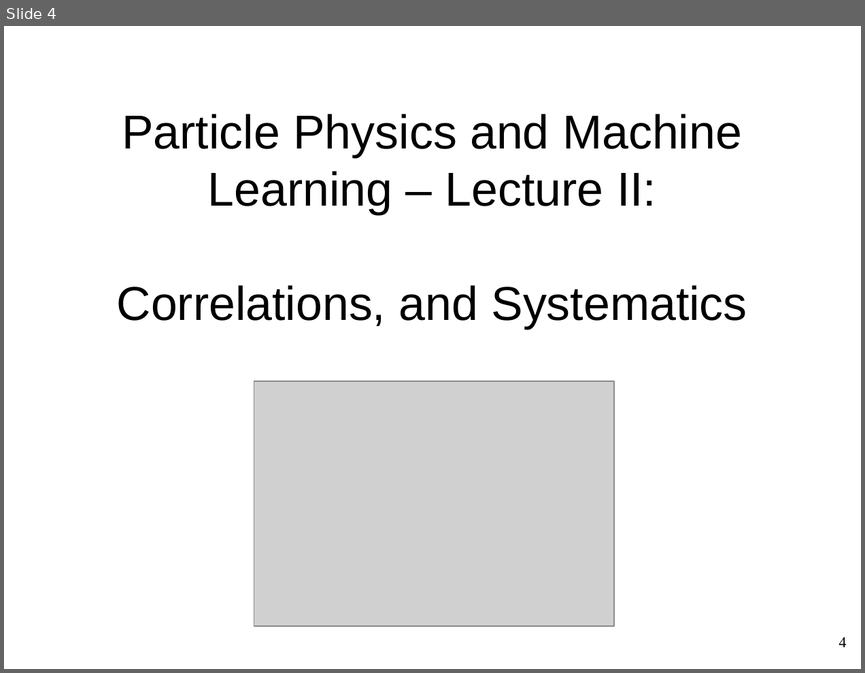
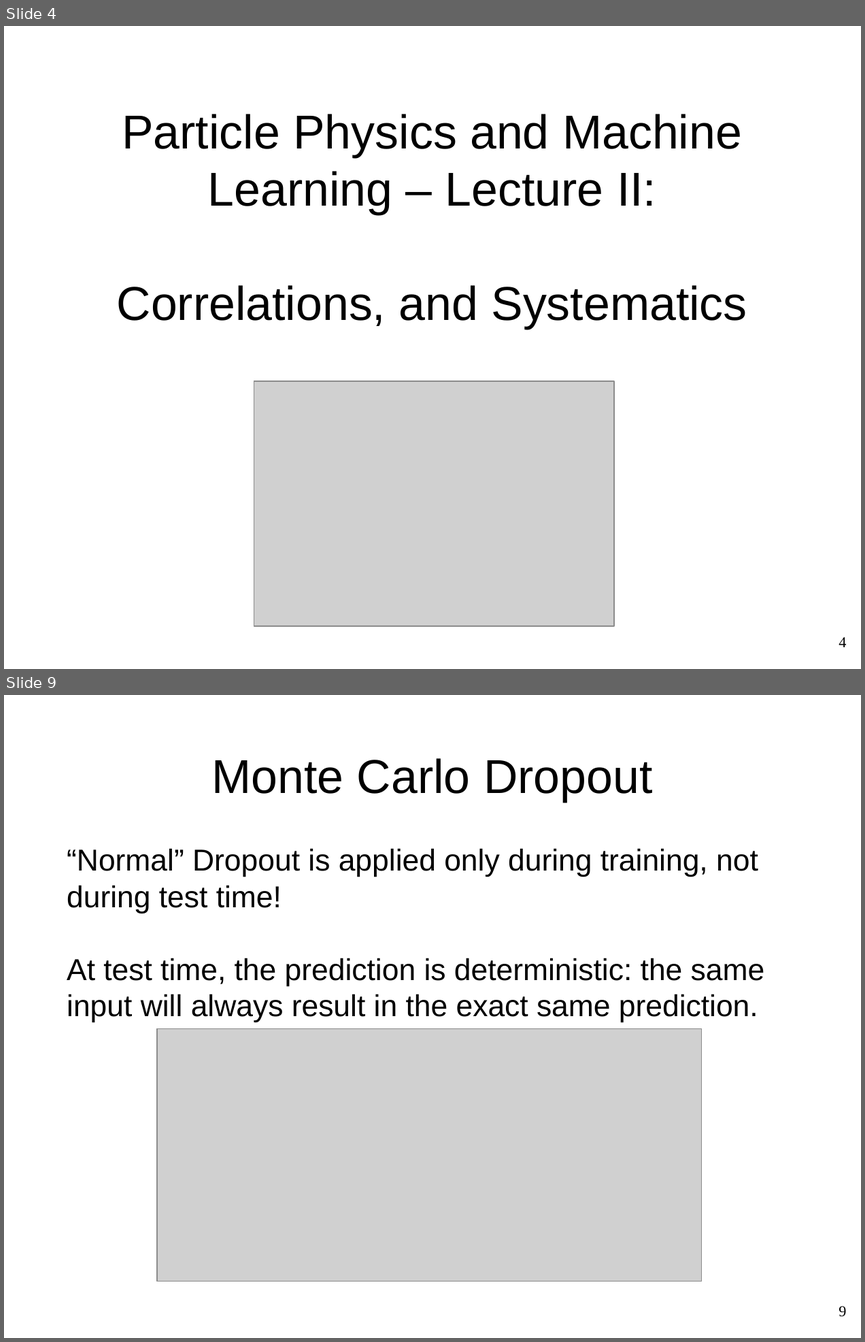
Before and after one commit to WolfgangWaltenberger/winterschool, a slide deck: systematics.odp. Shown one above the other, each under a label of ours: slide 4 before the commit, slides 4 and 9 after it; the slides between them are not shown. The pictures are 865x673 and 865x1342 pixels, drawn with LibreOffice and Linux fonts; fonts in the diff are those of the drawing; grey boxes stand for pictures. Boxes give left, top, right and bottom in pixels: in the first picture for what was removed or moved away, otherwise in the second. Text is boxed around its words. In the diff, an @@ line names an element or a change of style, - is before the commit and + after.

```diff
--- a/systematics.odp
+++ b/systematics.odp
@@ slide 9 added at [4, 695, 861, 1338], background #FFFFFF @@
@@ title added at [211, 758, 652, 802], 44 pt, text #000000 @@
+Monte Carlo Dropout
@@ text added at [67, 848, 765, 1022], 28 pt, text #000000 @@
+“Normal” Dropout is applied only during training, not during test time!
+At test time, the prediction is deterministic: the same input will always result in the exact same prediction.
@@ picture added at [157, 1029, 702, 1280] @@
@@ page number added at [838, 1306, 846, 1317], 14 pt, text #000000 @@
+9
```
Also in this commit, not shown: 1 slide changed, 16 other slides added, 1 slide removed.
